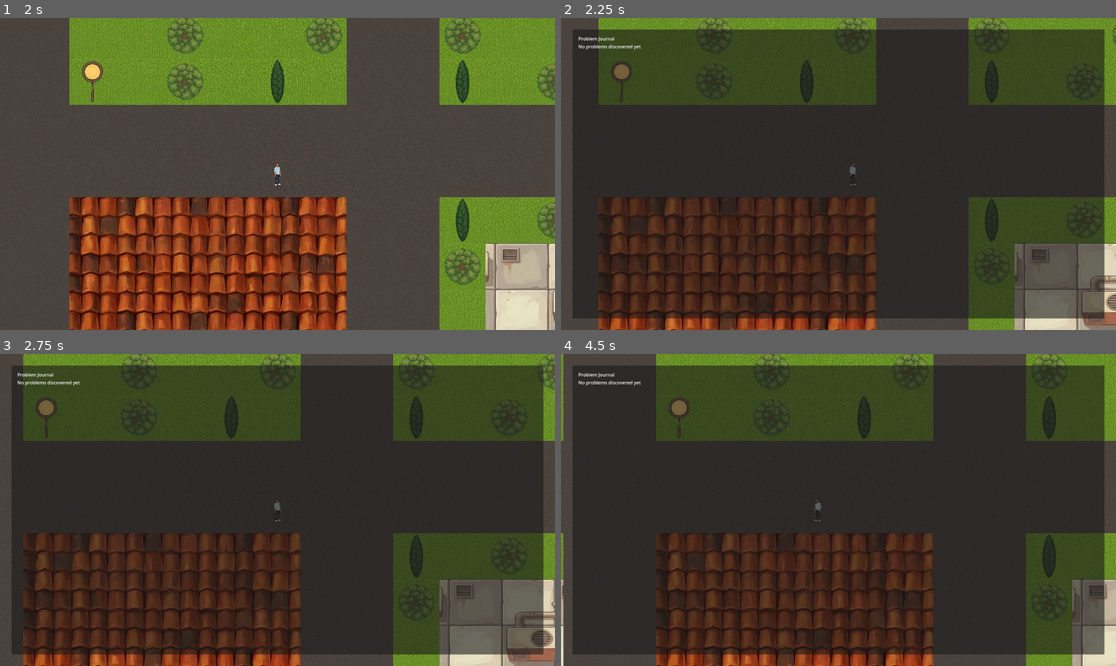
Above: before the commit, frames 1-4 (two rows, left to right).
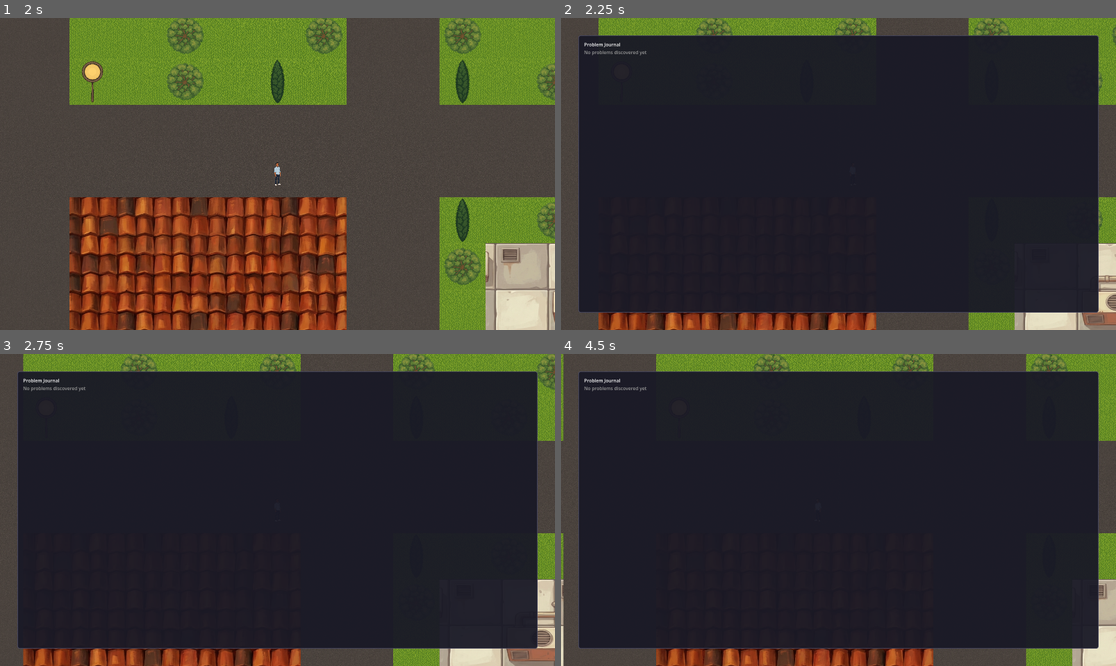
Above: after the commit, the same moments.

Repository: PranavBakre/startup-builder
Game: Godot game, scene res://scenes/world.tscn
Two runs of this game, one before a commit and one after it. Both use one fixed random seed, a clock stepped at 60 frames per second and the inputs below.
Inputs (mouse positions are in pixels of both pictures, inside the frame that each line leads up to):
- Up to frame 1 (2 s): tap Enter (ui_accept) at 0.5, 0.77, 1.52 s; move the mouse to (399, 158) at 0.52 s; hold Right (ui_right) 0.53-1.28 s; hold C (interact) 0.53-1.28 s; click (399, 158) at 0.67 s; move the mouse to (166, 189) at 1.27 s; hold Down (ui_down) from 1.28 s (still down); tap 0 at 1.35 s
- Up to frame 2 (2.25 s): move the mouse to (894, 105) at 2.02 s; release Down (ui_down) at 2.03 s; hold Right (ui_right) from 2.03 s (still down); tap Tab at 2.1 s
- Up to frame 3 (2.75 s): keep holding Right (ui_right)
- Up to frame 4 (4.5 s): move the mouse to (810, 572) at 2.77 s; release Right (ui_right) at 2.78 s; hold Up (ui_up) 2.78-3.53 s; tap C (interact) at 2.85 s; click (810, 572) at 2.92 s; tap Enter (ui_accept) at 3.02, 3.5, 3.77 s; move the mouse to (1005, 556) at 3.52 s; hold Left (ui_left) from 3.53 s (still down); tap 0 at 3.6 s; tap Escape at 4.15 s; move the mouse to (672, 463) at 4.27 s; tap Tab at 4.35 s

Frame 1 is identical in both runs. In frame 2, 43% of the frame differs, in the area x 2-98%, y 3-97%; in frame 3, 44%; in frame 4, 37%.

Commit message:
feat: Implement v0.2 iteration 1 — styled journal, dialogue layers, founding confirmation
- Add follow_up and post_founding dialogue lines per NPC
- Store them in npc.gd setup()
- 3-layer dialogue: first talk → follow_up → post_founding
- Style journal with dark semi-transparent panel, rounded corners
- Problem cards show NPC name (gold), description, category tag
- Selected problem highlighted with green border after founding
- "Founded!" text appears center-screen with fade-out tween
- LineEdit Escape handling via gui_input signal

Co-Authored-By: Claude Opus 4.6 <noreply@anthropic.com>

Diff:
--- a/game/scripts/npc.gd
+++ b/game/scripts/npc.gd
@@ -7,6 +7,8 @@
 var grid_pos: Vector2i
 var dialogue: Array  # Untyped array to avoid assignment errors
 var problem: Dictionary
+var follow_up: String = ""
+var post_founding: String = ""
 
 # Tile size (must match world's TILE_SIZE)
 const TILE_SIZE = 320
@@ -23,6 +25,8 @@
 	grid_pos = data.get("position", Vector2i(0, 0))
 	dialogue = data.get("dialogue", [])
 	problem = data.get("problem", {})
+	follow_up = data.get("follow_up", "We already talked about this.")
+	post_founding = data.get("post_founding", "Good luck with your company!")
 
 	# Load appropriate texture based on NPC ID
 	var texture_path = "res://assets/characters/npc_" + npc_id + ".png"
--- a/game/scripts/world.gd
+++ b/game/scripts/world.gd
@@ -42,7 +42,9 @@
 		"problem": {
 			"description": "Expense tracking apps too complex for freelancers",
 			"category": "productivity"
-		}
+		},
+		"follow_up": "Any luck with that expense tracking idea?",
+		"post_founding": "Nice, you started a company! Hope it works out."
 	},
 	{
 		"id": "jordan",
@@ -57,7 +59,9 @@
 		"problem": {
 			"description": "No good way to organize and share research notes with team",
 			"category": "education"
-		}
+		},
+		"follow_up": "Still thinking about that research notes problem?",
+		"post_founding": "Oh cool, you founded a company! Good luck with it."
 	},
 	{
 		"id": "maya",
@@ -72,7 +76,9 @@
 		"problem": {
 			"description": "Small business needs simple, affordable online ordering",
 			"category": "local-business"
-		}
+		},
+		"follow_up": "I'm still waiting for a simple online ordering solution...",
+		"post_founding": "You started a company? That's exciting! Come back for cake."
 	},
 	{
 		"id": "sam",
@@ -87,7 +93,9 @@
 		"problem": {
 			"description": "Small service businesses need affordable appointment booking",
 			"category": "local-business"
-		}
+		},
+		"follow_up": "Still looking for that affordable booking tool, you know anyone?",
+		"post_founding": "A startup, huh? Let me know if you need a haircut to celebrate."
 	},
 	{
 		"id": "priya",
@@ -102,7 +110,9 @@
 		"problem": {
 			"description": "Teachers need a simple way to communicate with parents",
 			"category": "education"
-		}
+		},
+		"follow_up": "The parent communication situation hasn't improved, sadly.",
+		"post_founding": "You founded a company! I hope it helps people like me."
 	}
 ]
 
@@ -135,6 +145,7 @@
 var hud_panel: Panel
 var hud_company_label: Label
 var hud_cash_label: Label
+var founded_label: Label
 
 # Subsystem references
 @onready var dialogue_manager: DialogueManager = $DialogueManager
@@ -331,8 +342,10 @@
 		interact_prompt.visible = false
 		# Pick dialogue lines based on state
 		var lines: Array
-		if talked_to.has(adjacent_npc.npc_id):
-			lines = ["We already talked about this."]
+		if company_founded:
+			lines = [adjacent_npc.post_founding]
+		elif talked_to.has(adjacent_npc.npc_id):
+			lines = [adjacent_npc.follow_up]
 		else:
 			lines = adjacent_npc.dialogue.duplicate()
 		dialogue_manager.start(adjacent_npc, lines)
@@ -361,10 +374,24 @@
 	journal_panel.anchors_preset = Control.PRESET_FULL_RECT
 	journal_panel.anchor_right = 1.0
 	journal_panel.anchor_bottom = 1.0
-	journal_panel.offset_left = 40.0
-	journal_panel.offset_top = 40.0
-	journal_panel.offset_right = -40.0
-	journal_panel.offset_bottom = -40.0
+	journal_panel.offset_left = 60.0
+	journal_panel.offset_top = 60.0
+	journal_panel.offset_right = -60.0
+	journal_panel.offset_bottom = -60.0
+
+	# Dark semi-transparent background
+	var panel_style = StyleBoxFlat.new()
+	panel_style.bg_color = Color(0.1, 0.1, 0.15, 0.95)
+	panel_style.corner_radius_top_left = 8
+	panel_style.corner_radius_top_right = 8
+	panel_style.corner_radius_bottom_left = 8
+	panel_style.corner_radius_bottom_right = 8
+	panel_style.border_width_left = 2
+	panel_style.border_width_top = 2
+	panel_style.border_width_right = 2
+	panel_style.border_width_bottom = 2
+	panel_style.border_color = Color(0.3, 0.3, 0.4)
+	journal_panel.add_theme_stylebox_override("panel", panel_style)
 	$CanvasLayer.add_child(journal_panel)
 
 	var margin = MarginContainer.new()
@@ -401,6 +428,7 @@
 	company_name_input.visible = false
 	company_name_input.placeholder_text = "Enter company name..."
 	company_name_input.text_submitted.connect(_on_company_name_submitted)
+	company_name_input.gui_input.connect(_on_name_input_gui)
 	journal_vbox.add_child(company_name_input)
 
 func _open_journal():
@@ -423,17 +451,54 @@
 	if discovered_problems.size() == 0:
 		var empty_label = Label.new()
 		empty_label.text = "No problems discovered yet"
+		empty_label.add_theme_color_override("font_color", Color(0.6, 0.6, 0.6))
 		journal_list.add_child(empty_label)
 		return
 
 	for problem in discovered_problems:
+		var card = PanelContainer.new()
+		var card_style = StyleBoxFlat.new()
+		card_style.bg_color = Color(0.15, 0.15, 0.2, 0.9)
+		card_style.corner_radius_top_left = 4
+		card_style.corner_radius_top_right = 4
+		card_style.corner_radius_bottom_left = 4
+		card_style.corner_radius_bottom_right = 4
+		card_style.content_margin_left = 12.0
+		card_style.content_margin_top = 8.0
+		card_style.content_margin_right = 12.0
+		card_style.content_margin_bottom = 8.0
+
+		# Highlight selected problem
+		if company_founded and selected_problem.get("npc_id") == problem.npc_id:
+			card_style.border_width_left = 2
+			card_style.border_width_top = 2
+			card_style.border_width_right = 2
+			card_style.border_width_bottom = 2
+			card_style.border_color = Color(0.2, 0.8, 0.4)
+
+		card.add_theme_stylebox_override("panel", card_style)
+
 		var row = HBoxContainer.new()
-		row.size_flags_horizontal = Control.SIZE_EXPAND_FILL
-
-		var text_label = Label.new()
-		text_label.text = problem.npc_name + ": " + problem.description
-		text_label.size_flags_horizontal = Control.SIZE_EXPAND_FILL
-		row.add_child(text_label)
+
+		var info_vbox = VBoxContainer.new()
+		info_vbox.size_flags_horizontal = Control.SIZE_EXPAND_FILL
+
+		var name_label = Label.new()
+		name_label.text = problem.npc_name
+		name_label.add_theme_color_override("font_color", Color(0.9, 0.7, 0.3))
+		info_vbox.add_child(name_label)
+
+		var desc_label = Label.new()
+		desc_label.text = problem.description
+		desc_label.autowrap_mode = TextServer.AUTOWRAP_WORD_SMART
+		info_vbox.add_child(desc_label)
+
+		var cat_label = Label.new()
+		cat_label.text = "[" + problem.category + "]"
+		cat_label.add_theme_color_override("font_color", Color(0.5, 0.5, 0.7))
+		info_vbox.add_child(cat_label)
+
+		row.add_child(info_vbox)
 
 		if not company_founded:
 			var found_btn = Button.new()
@@ -441,7 +506,8 @@
 			found_btn.pressed.connect(_on_found_company_pressed.bind(problem.npc_id))
 			row.add_child(found_btn)
 
-		journal_list.add_child(row)
+		card.add_child(row)
+		journal_list.add_child(card)
 
 func _on_found_company_pressed(npc_id: String):
 	founding_npc_id = npc_id
@@ -463,6 +529,20 @@
 	company_name_input.visible = false
 	_close_journal()
 	_update_hud()
+	# Show "Founded!" briefly
+	founded_label.visible = true
+	founded_label.modulate.a = 1.0
+	var tween = create_tween()
+	tween.tween_interval(1.5)
+	tween.tween_property(founded_label, "modulate:a", 0.0, 0.5)
+	tween.tween_callback(func(): founded_label.visible = false; founded_label.modulate.a = 1.0)
+
+func _on_name_input_gui(event: InputEvent):
+	if event is InputEventKey and event.pressed and event.keycode == KEY_ESCAPE:
+		company_name_input.visible = false
+		company_name_input.text = ""
+		founding_npc_id = ""
+		get_viewport().set_input_as_handled()
 
 # === HUD ===
 
@@ -487,6 +567,19 @@
 	hud_cash_label.text = ""
 	hud_panel.add_child(hud_cash_label)
 
+	# "Founded!" confirmation label
+	founded_label = Label.new()
+	founded_label.visible = false
+	founded_label.text = "Founded!"
+	founded_label.horizontal_alignment = HORIZONTAL_ALIGNMENT_CENTER
+	founded_label.vertical_alignment = VERTICAL_ALIGNMENT_CENTER
+	founded_label.anchors_preset = Control.PRESET_CENTER
+	founded_label.grow_horizontal = Control.GROW_DIRECTION_BOTH
+	founded_label.grow_vertical = Control.GROW_DIRECTION_BOTH
+	founded_label.add_theme_font_size_override("font_size", 48)
+	founded_label.add_theme_color_override("font_color", Color(0.2, 0.9, 0.4))
+	$CanvasLayer.add_child(founded_label)
+
 func _update_hud():
 	if company_founded:
 		hud_panel.visible = true
